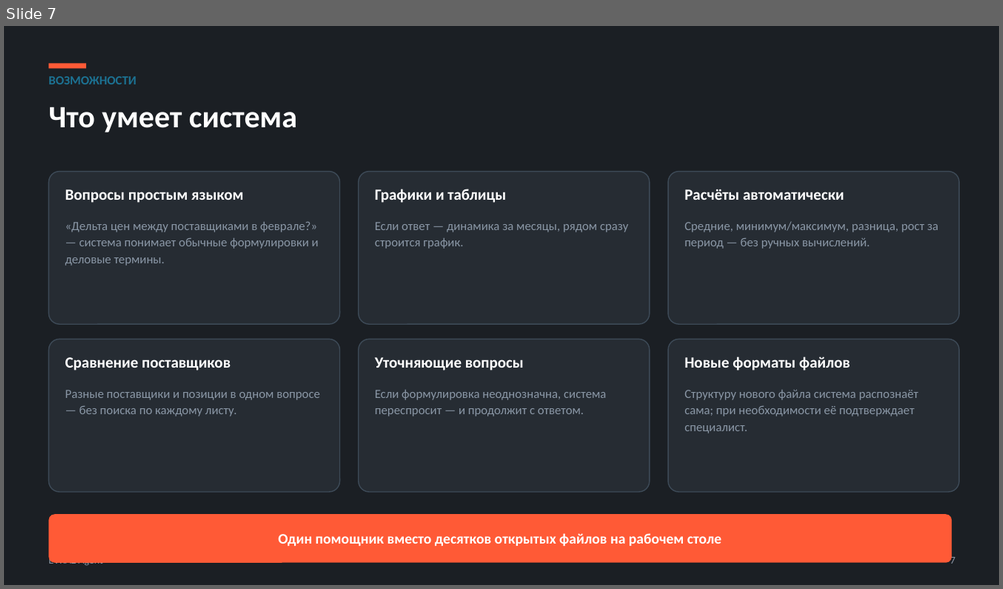
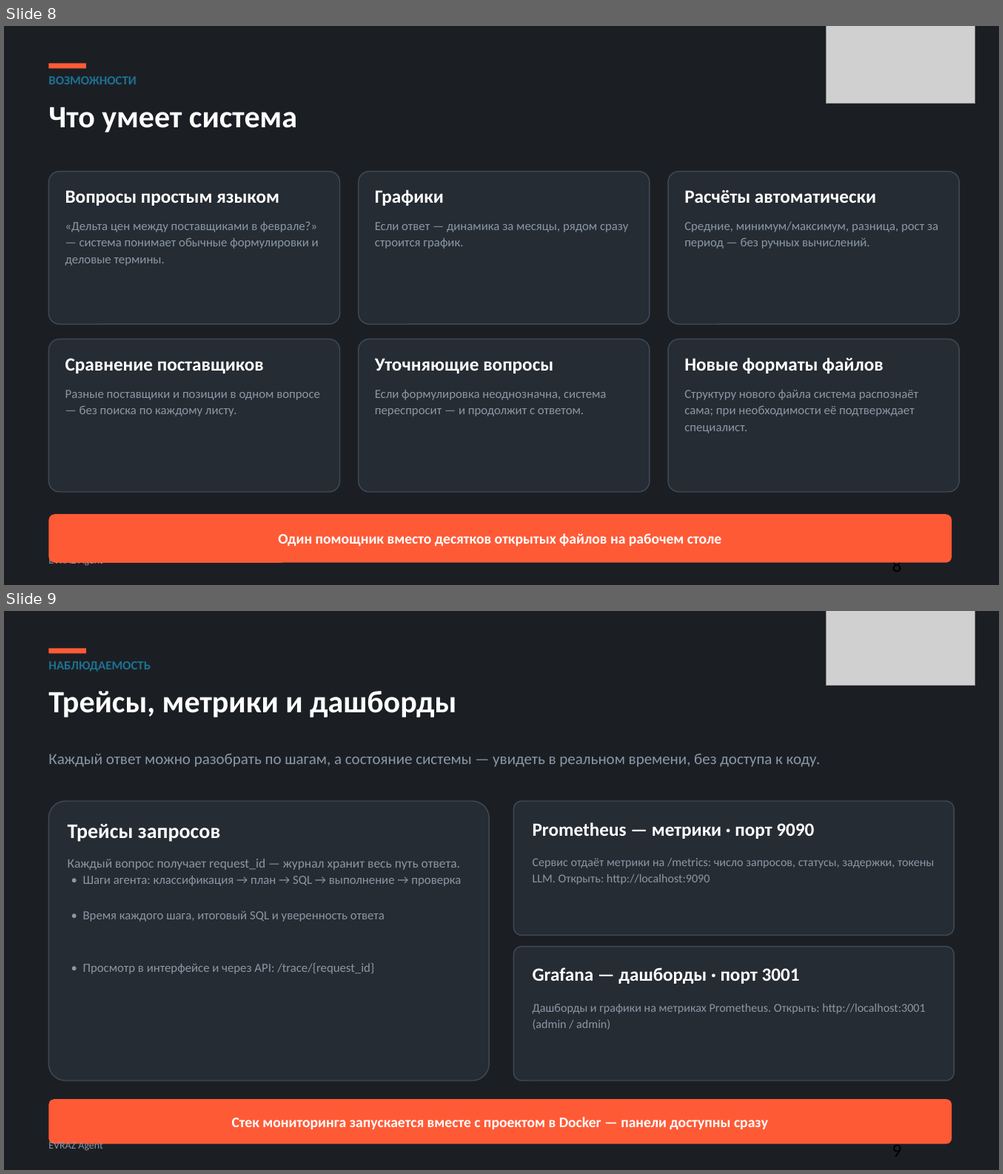
Before and after one commit to kostIT13/EVRAZ_ExcelAgent, a slide deck: data/EVRAZ_Agent_defense.pptx. Shown one above the other, each under a label of ours: slide 7 before the commit, slides 8 and 9 after it. The pictures are 1003x589 and 1003x1174 pixels, drawn with LibreOffice and Linux fonts; fonts in the diff are those of the drawing; grey boxes stand for pictures. Boxes give left, top, right and bottom in pixels: in the first picture for what was removed or moved away, otherwise in the second. Text is boxed around its words. In the diff, an @@ line names an element or a change of style, - is before the commit and + after.

```diff
--- a/data/EVRAZ_Agent_defense.pptx
+++ b/data/EVRAZ_Agent_defense.pptx
@@ slide 9 added at [4,611,999,1170], background #FFFFFF @@
@@ rectangle added at [4,611,999,1170], fill #1B1F24 @@
@@ picture added at [826,611,976,685] @@
@@ rectangle added at [48,648,86,653], fill #FF5A36 @@
@@ text added at [48,661,151,672], 12 pt, text #1C7293, bold @@
+НАБЛЮДАЕМОСТЬ
@@ text added at [48,691,456,718], 30 pt, text #FFFFFF, bold @@
+Трейсы, метрики и дашборды
@@ text added at [48,754,820,767], 15 pt, text #8A97A6 @@
+Каждый ответ можно разобрать по шагам, а состояние системы — увидеть в реальном времени, без доступа к коду.
@@ rounded rectangle added at [48,801,489,1081], fill #262C33, outline #3D4A57 1 pt @@
@@ rounded rectangle added at [514,801,954,936], fill #262C33, outline #3D4A57 1 pt @@
@@ text added at [68,824,221,842], 20 pt, text #FFFFFF, bold @@
+Трейсы запросов
@@ text added at [532,823,814,839], 18 pt, text #FFFFFF, bold @@
+Prometheus — метрики · порт 9090
@@ text added at [68,859,460,870], 12.5 pt, text #8A97A6 @@
+Каждый вопрос получает request_id — журнал хранит весь путь ответа.
@@ text added at [83,876,461,886], 12 pt, text #8A97A6 @@
+• Шаги агента: классификация → план → SQL → выполнение → проверка
@@ text added at [532,858,933,885], 11.5 pt, text #8A97A6 @@
+Сервис отдаёт метрики на /metrics: число запросов, статусы, задержки, токены LLM. Открыть: http://localhost:9090
@@ text added at [83,911,384,922], 12 pt, text #8A97A6 @@
+• Время каждого шага, итоговый SQL и уверенность ответа
@@ text added at [83,963,374,974], 12 pt, text #8A97A6 @@
+• Просмотр в интерфейсе и через API: /trace/{request_id}
@@ rounded rectangle added at [514,947,954,1081], fill #262C33, outline #3D4A57 1 pt @@
@@ text added at [532,968,800,984], 18 pt, text #FFFFFF, bold @@
+Grafana — дашборды · порт 3001
@@ text added at [532,1004,925,1030], 11.5 pt, text #8A97A6 @@
+Дашборды и графики на метриках Prometheus. Открыть: http://localhost:3001 (admin / admin)
@@ rounded rectangle added at [48,1099,951,1145], fill #FF5A36 @@
@@ text added at [232,1117,768,1130], 14 pt, text #FFFFFF, bold @@
+Стек мониторинга запускается вместе с проектом в Docker — панели доступны сразу
@@ text added at [48,1140,102,1152], 10 pt, text #8A97A6 @@
+EVRAZ Agent
@@ text added at [892,1142,902,1145], 18 pt, text #000000 @@
+9
@@ what was slide 7 is now slide 8 @@
@@ slide 8 changed as well @@
@@ picture added at [826,26,976,103] @@
@@ text at [375,190,444,206]: text changed; size 15 to 18 pt @@
-Графики и таблицы
+Графики
@@ size 15 to 18 pt in 5 elements at [65,190,279,206], [684,190,876,203], [65,358,264,374], [375,358,553,374], [684,358,883,374] @@
@@ text at [892,557,902,563]: text changed; size 10 to 18 pt; text colour #8A97A6 to #000000 @@
-7
+8
```
Also in this commit, not shown: 7 other slides changed, 4 other slides added, 8 slides removed, 37 other files.
